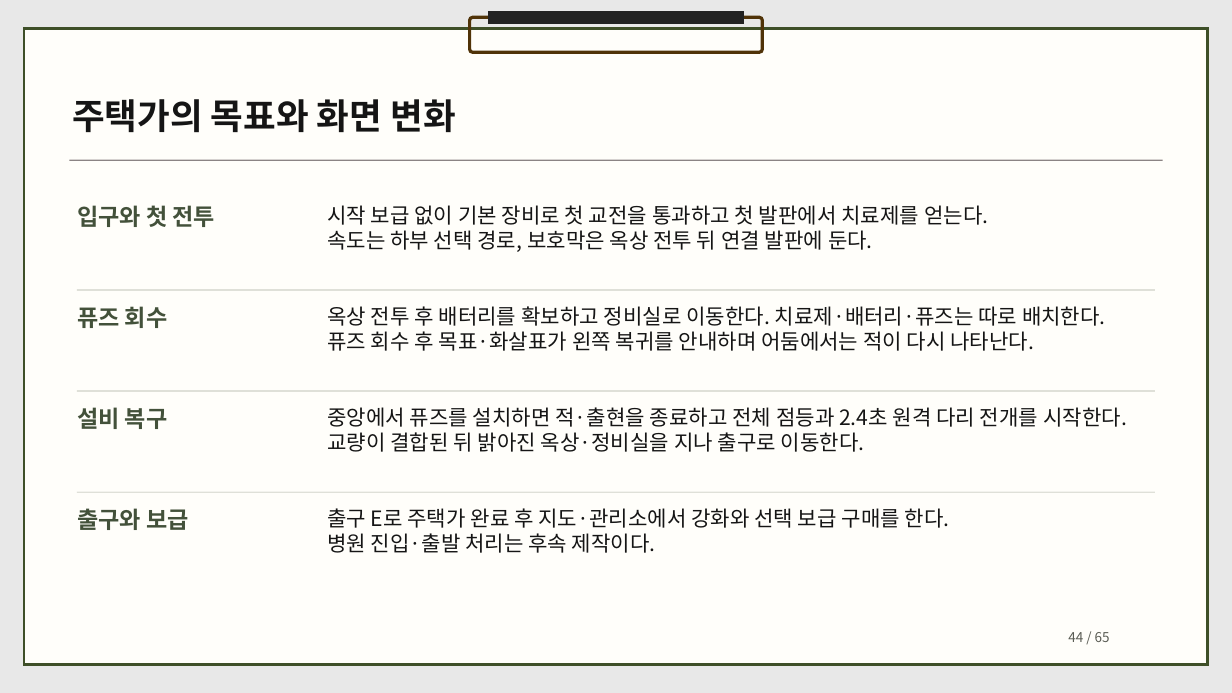
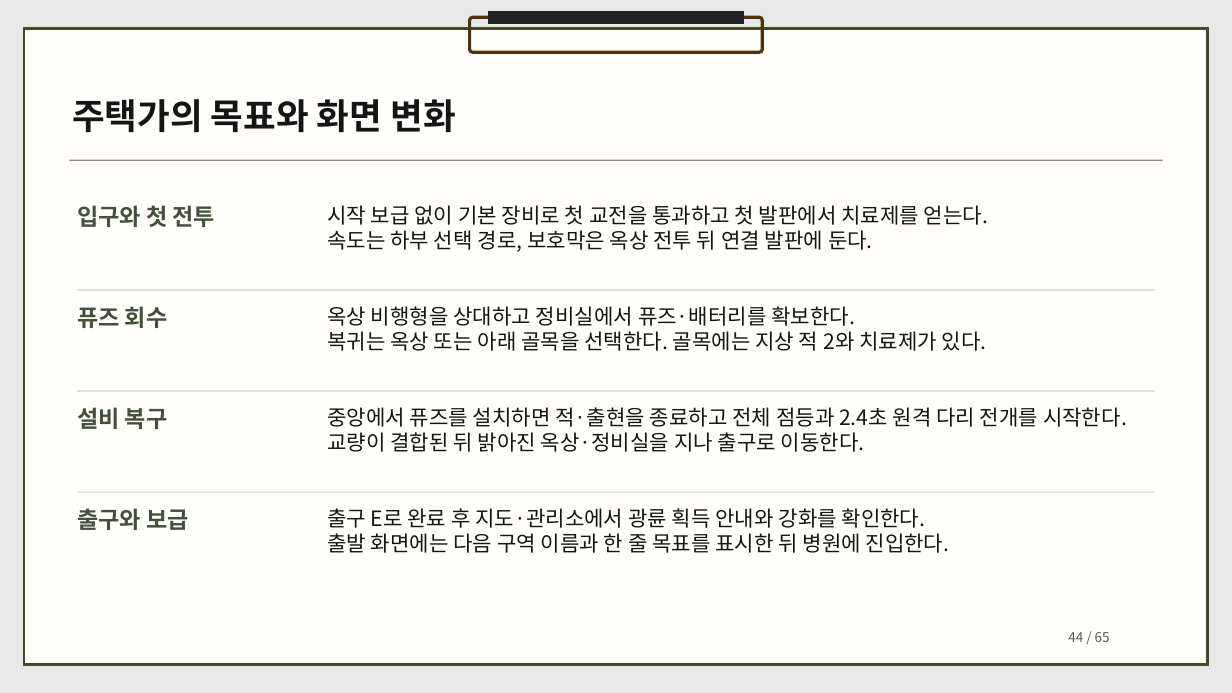
Before and after one commit to dbguswh/2Dgame_project, a slide deck: slide 44 of 2D게임프로그래밍 기획서.pptx. Drawn at 1232x693 pixels with LibreOffice and Linux fonts; fonts in the diff are those of the drawing. Boxes give left, top, right and bottom in pixels: in the first picture for what was removed or moved away, otherwise in the second. Text is boxed around its words. In the diff, an @@ line names an element or a change of style, - is before the commit and + after.

Commit message:
광륜 조준과 획득 안내 및 주택가 하부 경로 기획 보완

```diff
--- a/2D게임프로그래밍 기획서.pptx
+++ b/2D게임프로그래밍 기획서.pptx
@@ text at [327, 306, 987, 351]: text changed @@
-옥상 전투 후 배터리를 확보하고 정비실로 이동한다. 치료제·배터리·퓨즈는 따로 배치한다.
-퓨즈 회수 후 목표·화살표가 왼쪽 복귀를 안내하며 어둠에서는 적이 다시 나타난다.
+옥상 비행형을 상대하고 정비실에서 퓨즈·배터리를 확보한다.
+복귀는 옥상 또는 아래 골목을 선택한다. 골목에는 지상 적 2와 치료제가 있다.
@@ text at [327, 508, 950, 553]: text changed @@
-출구 E로 주택가 완료 후 지도·관리소에서 강화와 선택 보급 구매를 한다.
-병원 진입·출발 처리는 후속 제작이다.
+출구 E로 완료 후 지도·관리소에서 광륜 획득 안내와 강화를 확인한다.
+출발 화면에는 다음 구역 이름과 한 줄 목표를 표시한 뒤 병원에 진입한다.
```
Also in this commit, not shown: 7 other slides changed, 1 other file.
